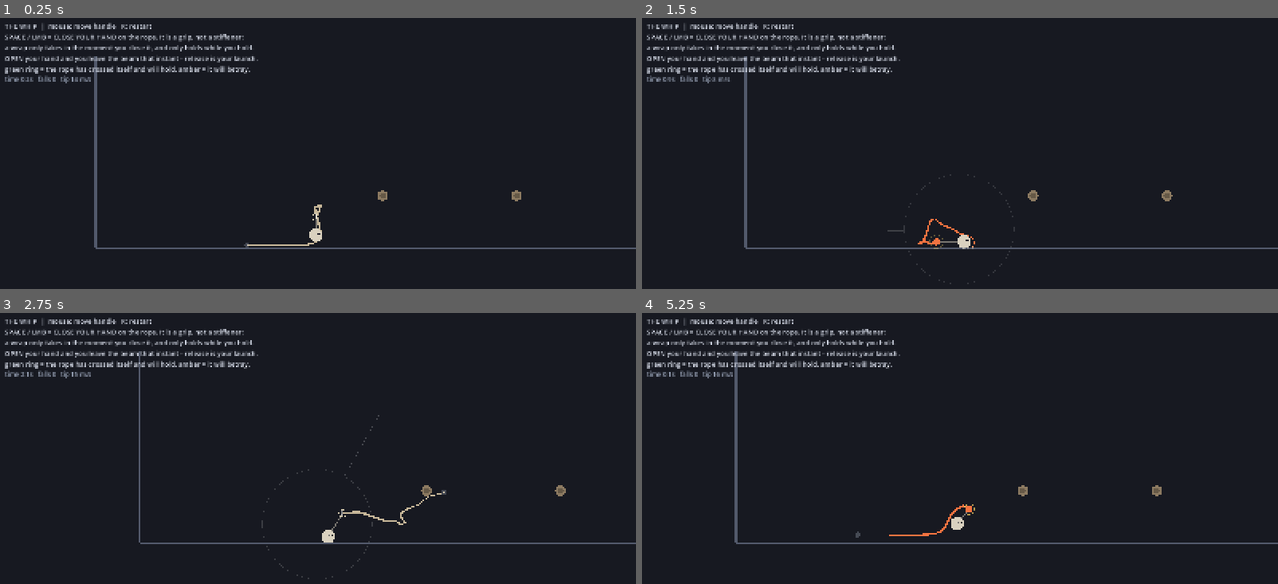
Above: before the commit, frames 1-4 (two rows, left to right).
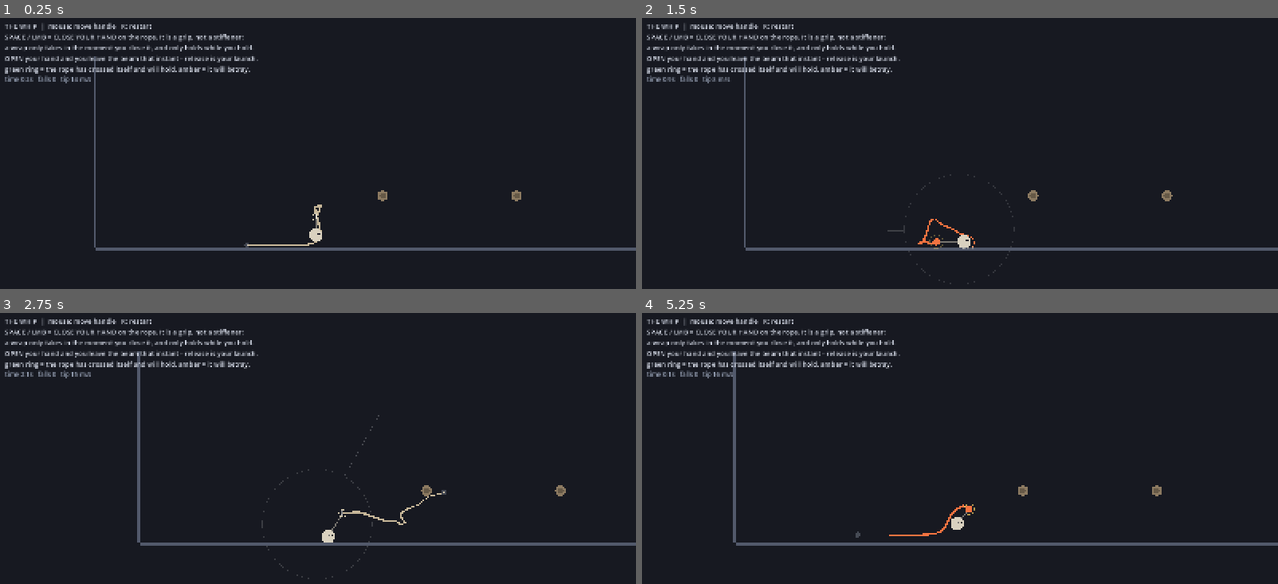
Above: after the commit, the same moments.

Repository: MrPopo32/Whip
Game: Godot game, scene res://main.tscn
Two runs of this game, one before a commit and one after it. Both use one fixed random seed, a clock stepped at 60 frames per second and the inputs below.
Inputs (mouse positions are in pixels of both pictures, inside the frame that each line leads up to):
- Up to frame 1 (0.25 s): no input
- Up to frame 2 (1.5 s): tap Enter at 0.5 s; move the mouse to (1099, 177) at 0.52 s; tap R at 0.6 s; click (1099, 177) at 0.67 s; tap Space at 0.77, 1.07 s; drag from (832, 213) to (928, 267) at 1.27 s
- Up to frame 3 (2.75 s): move the mouse to (381, 410) at 2.02 s; tap G at 2.1 s; click (381, 410) at 2.17 s
- Up to frame 4 (5.25 s): drag from (928, 562) to (769, 437) at 2.77 s; move the mouse to (1150, 543) at 3.52 s; tap F at 3.6 s; click (1150, 543) at 3.67 s; tap Space at 3.77, 4.07 s; drag from (769, 437) to (864, 399) at 4.27 s; move the mouse to (991, 491) at 5.02 s; tap R at 5.1 s; click (991, 491) at 5.17 s

The runs differ from the first frame. In frame 1, 0.7% of the frame differs, in the area x 15-100%, y 14-86%; in frame 2, 0.7%; in frame 3, 0.6%; in frame 4, 0.9%, in the area x 14-100%, y 14-86%.

Commit message:
The rope lying on the floor is drawn on top of it, not inside it
"the whip has no friction with the floor ... you can see the momentum running
up it as its parallel THROUGH the floor". Through the floor is literal, and it
was the paint, not the sim: over the whole corpus not one particle was ever
below a surface after a substep.

The terrain band is 6 px wide and was drawn CENTRED on the collision line, so
half of it (0.05 m) stood above the rock. A rope at rest sits at y = -p_rad,
which tapers 0.05 m at the handle to 0.02 at the tip, while its own drawn
width tapers 6 px to 2. So a resting rope was painted 50% inside the floor at
the handle, 70% by mid-chain, and 100% from about segment 16 to the tip: the
thin end of the whip was invisible against the rock it was lying on, and a
tail skidding along at 25 m/s read as a wave travelling through solid ground.

The band now hangs half its width into the rock along -n, so the line the rope
rests on is the band's top edge. Fillets are convex rock and shrink by the
same amount.

Paint only. Hash 2762505307938286422, six tapes, sim_test, cam_gate: all
unchanged, which is the proof.

The rest of that complaint is measured and NOT a bug. A rope that stays down
is already killed by the floor: on the identical stroke, tip 88.4 m/s in the
air against 7.0 m/s with the handle at floor height - 8% survives, no bang. A
stroke that LIFTS the rope cracks it, and the floor cannot touch what has left
it: by the tick the tip peaks, every particle is 1.07-2.38 m up and the
contact count has run 20 down to 0. That is what a real whip does. Two floor
fixes that would kill a grounded skid were prototyped and both were refuted on
collateral: they take the lab beam's standing throw from 3 green in 108 to 19
and 24, a six- to eightfold easier catch, because a rope that grips the floor
during the windup throws differently. Recorded, not shipped.

What survives as a real defect and is not fixed here: CRACK_SPEED is a bare
speed threshold with no airborne clause, so 40 of the session's 152 bangs
fired on a tail skidding along the floor at 20-49 m/s. The bang is a bell for
a crack that did not happen in the air.

Diff:
--- a/main.gd
+++ b/main.gd
@@ -3212,13 +3212,28 @@
 		for q in poly.size():
 			px[q] = poly[q] * PPM
 		draw_colored_polygon(px, bd_col[j])
-	# terrain
+	# terrain. THE BAND IS PAINTED INTO THE ROCK, so the line the rope rests on
+	# is the band's TOP EDGE and not its middle. Centred, half of a 6 px band
+	# (0.05 m) sat above the collision line - and a rope at rest sits at
+	# y = -p_rad, which tapers 0.05 m at the handle to 0.02 m at the tip while
+	# its own drawn width tapers 6 px to 2. So a resting rope was painted 50%
+	# inside the floor at the handle, 70% by mid-chain, and 100% from about
+	# segment 16 to the tip: the thin end of the whip was invisible against the
+	# rock it was lying on. The player reported it exactly - a tail skidding at
+	# 25 m/s read as "momentum running up it parallel THROUGH the floor" - and
+	# it was true of the paint and not of the sim, which never once put a
+	# particle below a surface (measured over the whole corpus: 0 of 2720
+	# substeps per run). Half the stroke along -n; a fillet is convex rock, so
+	# its band moves inward by shrinking the same amount.
+	var half := 3.0 / PPM
 	for s in t_a.size():
-		draw_line(t_a[s] * PPM, t_b[s] * PPM, Color(0.32, 0.35, 0.42), 6.0)
+		var o := -t_n[s] * half
+		draw_line((t_a[s] + o) * PPM, (t_b[s] + o) * PPM,
+			Color(0.32, 0.35, 0.42), 6.0)
 	# and the fillets, as terrain: the same colour and weight, only the
 	# exposed arc, so a rounded lip reads as one continuous edge of rock
 	for j in t_arc_c.size():
-		draw_arc(t_arc_c[j] * PPM, t_arc_r[j] * PPM, t_arc_ang[j].x,
+		draw_arc(t_arc_c[j] * PPM, (t_arc_r[j] - half) * PPM, t_arc_ang[j].x,
 			t_arc_ang[j].y, 12, Color(0.32, 0.35, 0.42), 6.0)
 	# goal flag. Skipped where there is no goal: the lab parks goal_x past its
 	# own right wall, and a flag no one can reach is a promise the level is not
